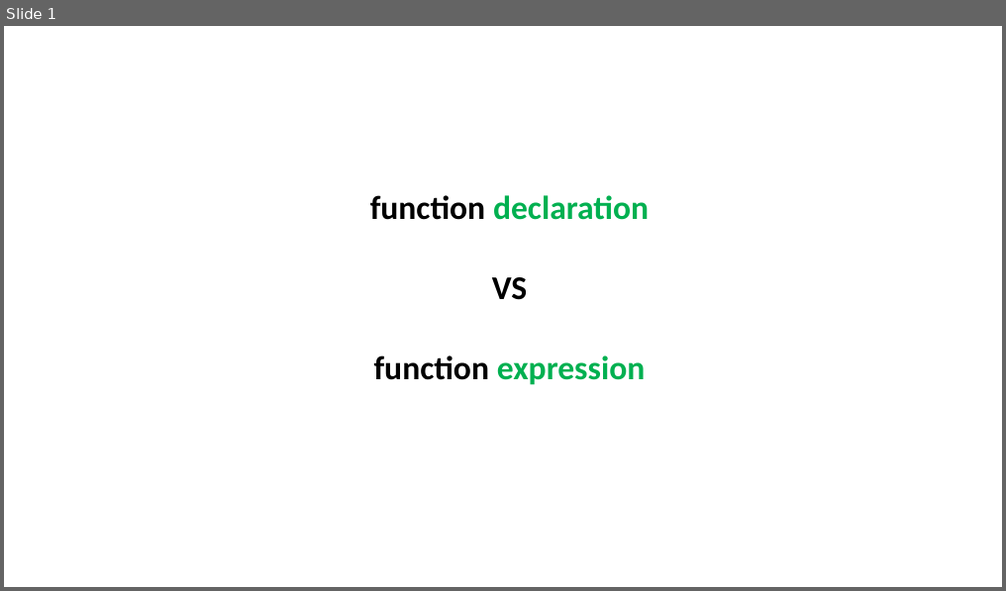
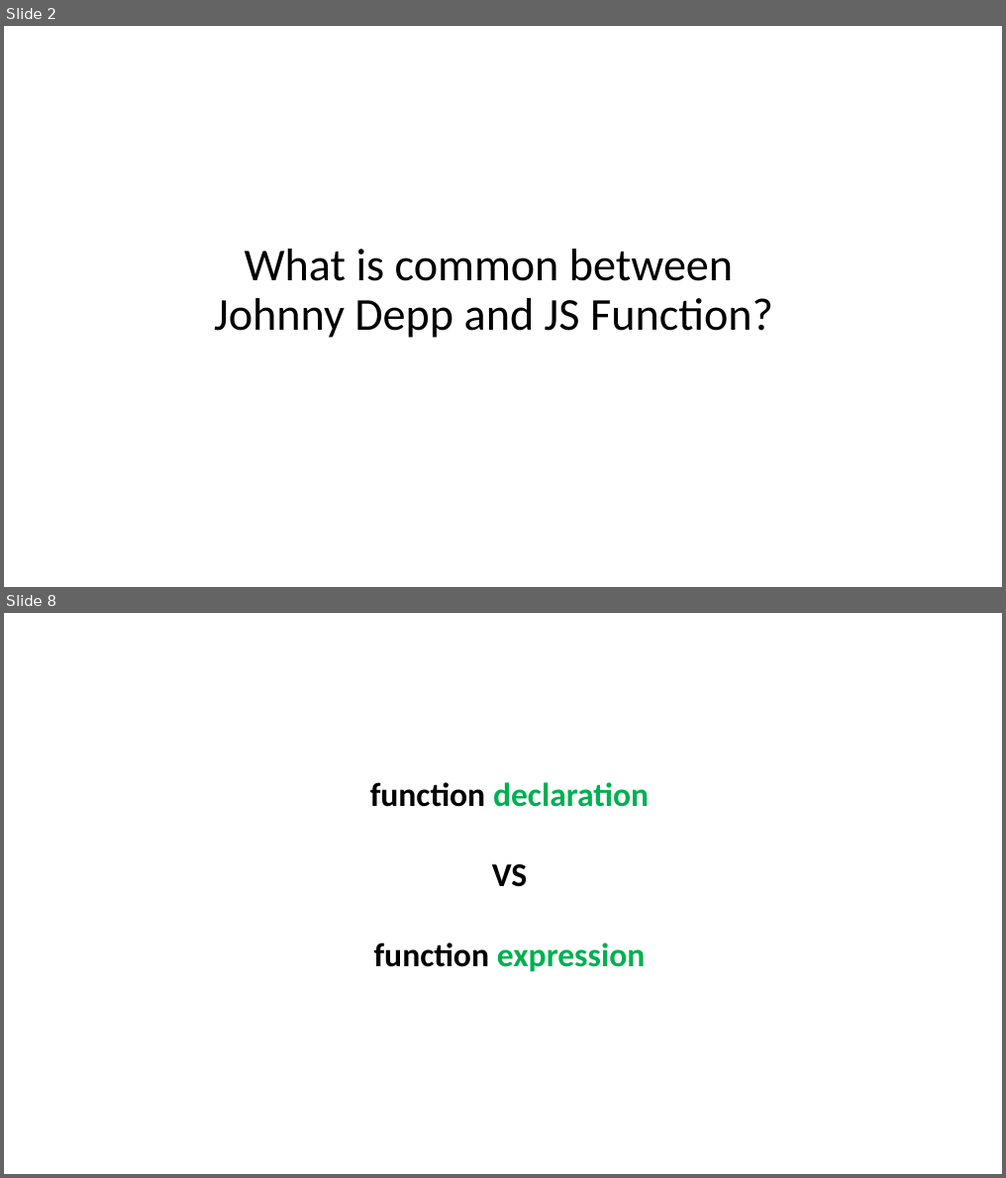
Before and after one commit to dzmitry-varabei/front-end-course, a slide deck: lecture-4-functions/lecture4-functions.pptx. Shown one above the other, each under a label of ours: slide 1 before the commit, slides 2 and 8 after it; the slides between them are not shown. The pictures are 1006x591 and 1006x1178 pixels, drawn with LibreOffice and Linux fonts; fonts in the diff are those of the drawing. Boxes give left, top, right and bottom in pixels: in the first picture for what was removed or moved away, otherwise in the second. Text is boxed around its words. In the diff, an @@ line names an element or a change of style, - is before the commit and + after.

```diff
--- a/lecture-4-functions/lecture4-functions.pptx
+++ b/lecture-4-functions/lecture4-functions.pptx
@@ slide 2 added at [4,26,1002,587], background #FFFFFF @@
@@ title added at [214,249,773,338], 44 pt, text #000000 @@
+What is common between
+Johnny Depp and JS Function?
@@ what was slide 1 is now slide 8 @@
```
Also in this commit, not shown: 1 slide changed, 68 other slides added, 14 other files.
